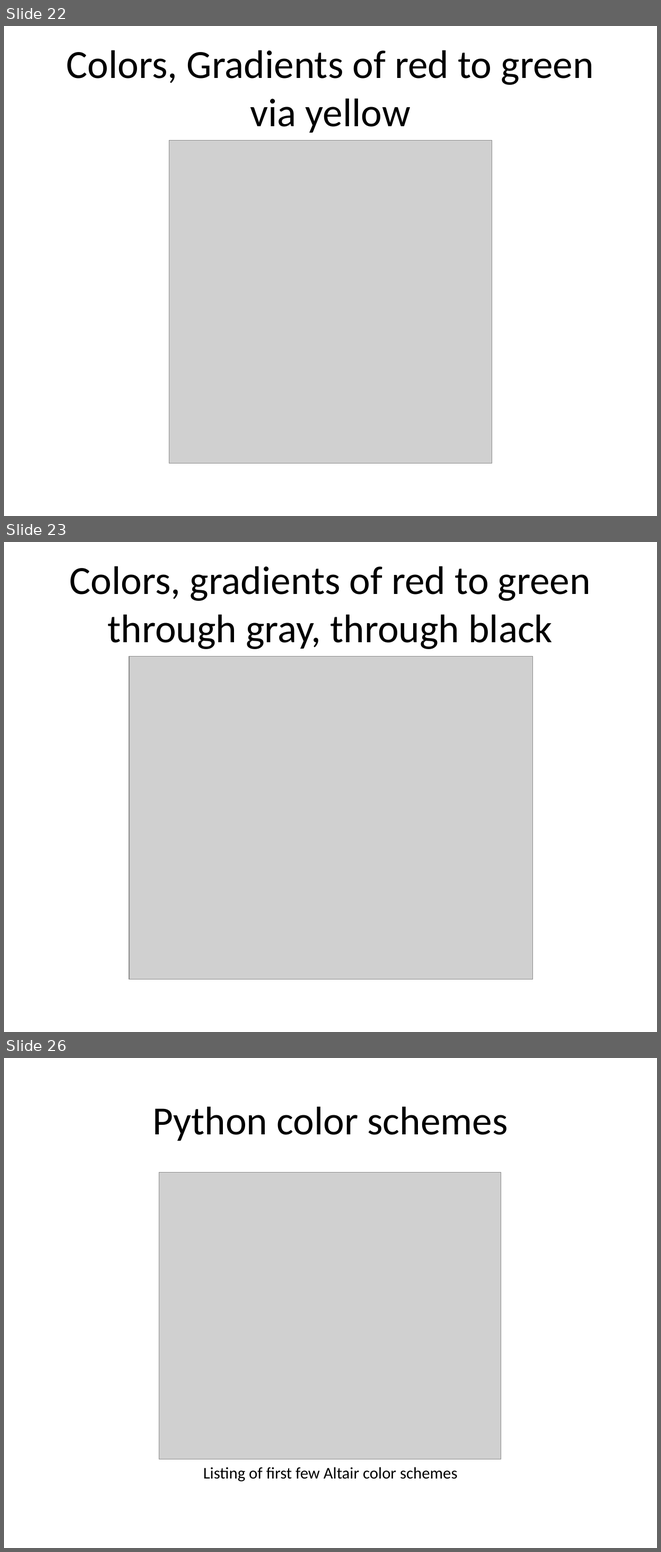
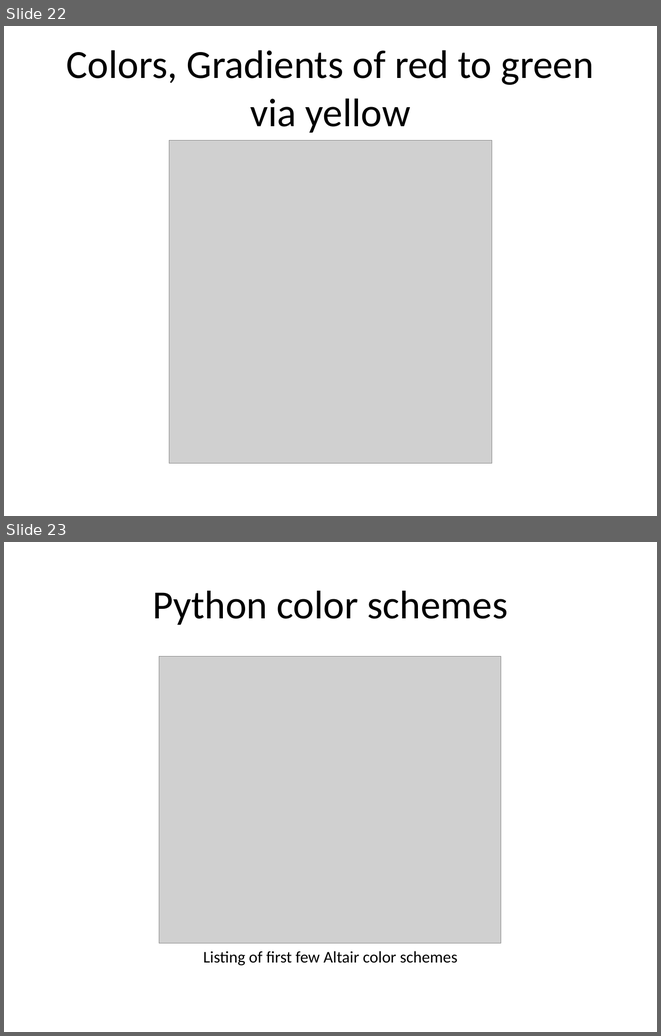
Before and after one commit to pmean/data-visualization, a slide deck: data-viz-02/component/tutorial-colors.pptx. Shown one above the other, each under a label of ours: slides 22, 23 and 26 before the commit, slides 22 and 23 after it; the slides between them are not shown. The pictures are 661x1552 and 661x1036 pixels, drawn with LibreOffice and Linux fonts; fonts in the diff are those of the drawing; grey boxes stand for pictures. Boxes give left, top, right and bottom in pixels: in the first picture for what was removed or moved away, otherwise in the second. Text is boxed around its words. In the diff, an @@ line names an element or a change of style, - is before the commit and + after.

```diff
--- a/data-viz-02/component/tutorial-colors.pptx
+++ b/data-viz-02/component/tutorial-colors.pptx
@@ slide 23 removed at [4, 542, 657, 1032], background #FFFFFF @@
@@ title removed at [70, 566, 591, 649] @@
-Colors, gradients of red to green through gray, through black
@@ picture removed at [130, 656, 533, 979] @@
@@ what was slide 26 is now slide 23 @@
```
Also in this commit, not shown: 1 slide changed, 2 slides added, 3 other slides removed, 14 other files.
